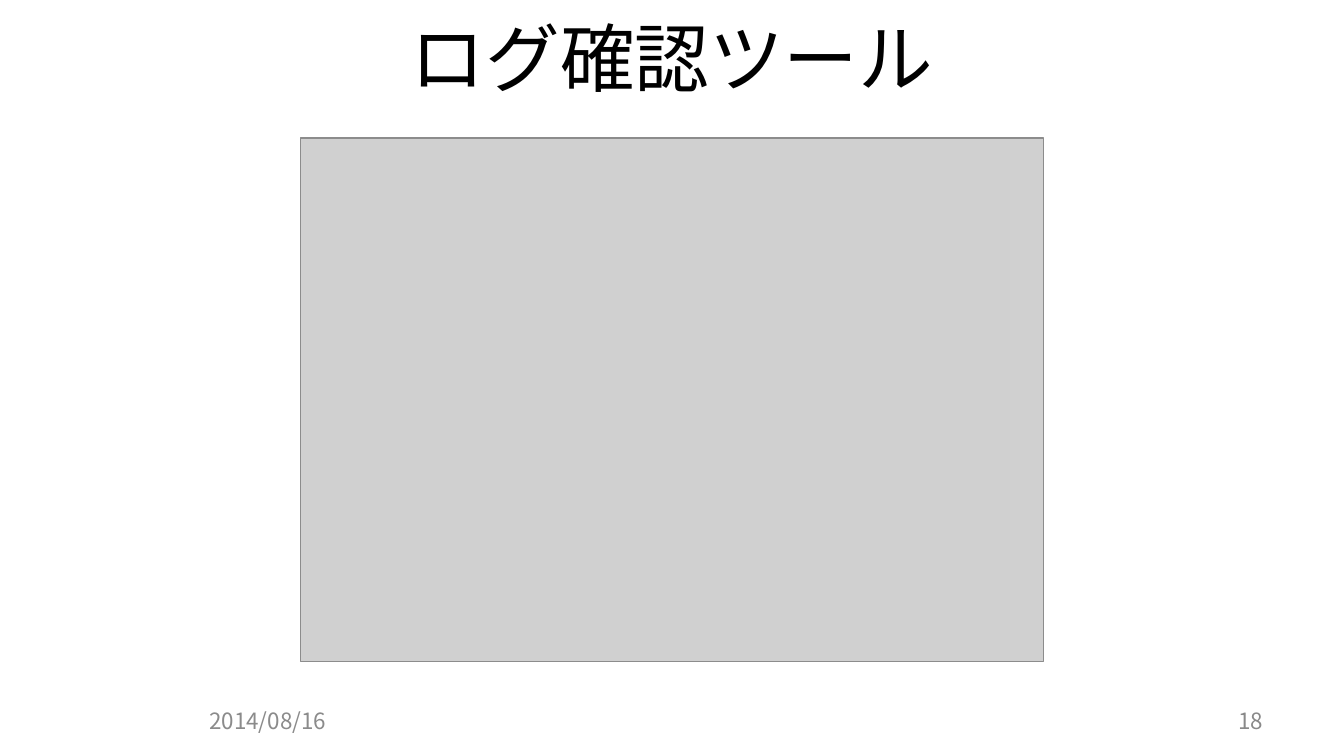
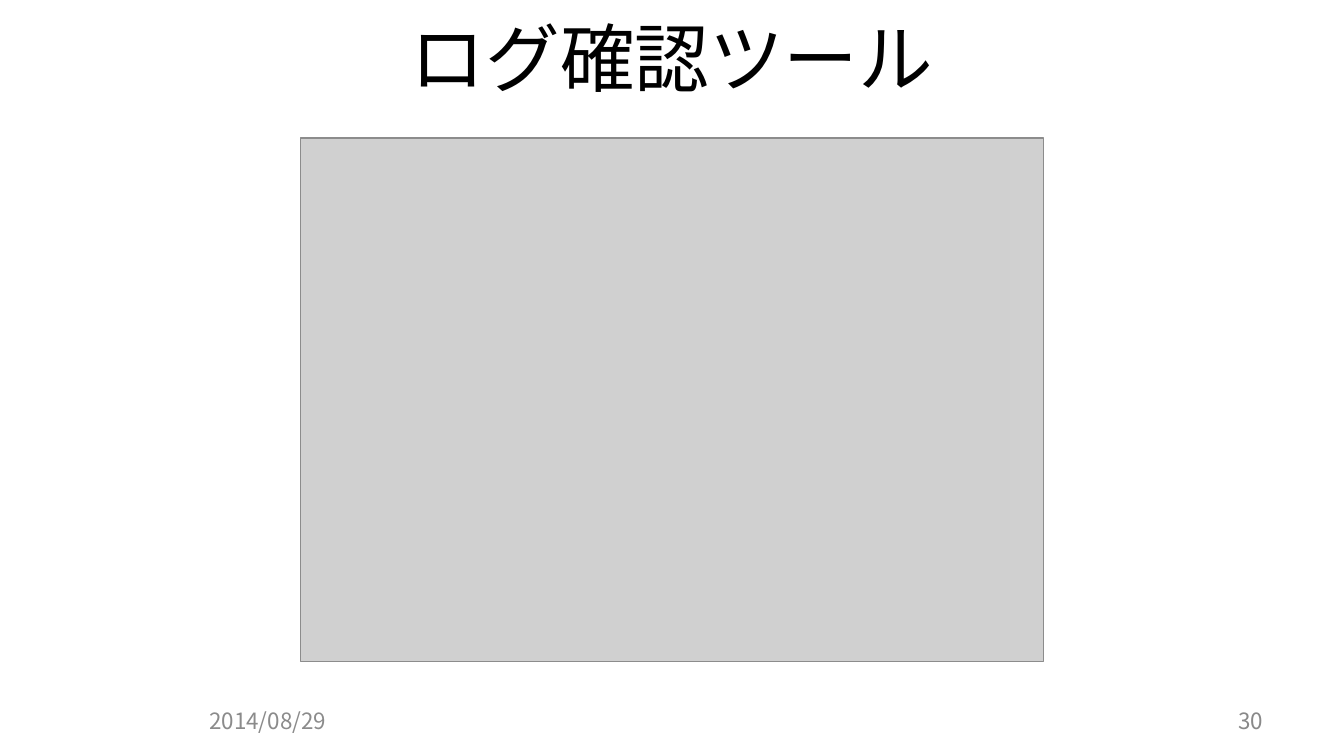
Before and after one commit to JCGS/CEDEC2014, a slide deck: slide 30 of chiyama/2014cedec_chiyama.pptx (slide 18 before the commit). Drawn at 1344x756 pixels with LibreOffice and Linux fonts; fonts in the diff are those of the drawing; grey boxes stand for pictures; background and template pictures are left out. Boxes give left, top, right and bottom in pixels: in the first picture for what was removed or moved away, otherwise in the second. Text is boxed around its words. In the diff, an @@ line names an element or a change of style, - is before the commit and + after.

```diff
--- a/chiyama/2014cedec_chiyama.pptx
+++ b/chiyama/2014cedec_chiyama.pptx
@@ text at (x1=209, y1=711, x2=326, y2=733): text changed @@
-2014/08/16
+2014/08/29
@@ page number at (x1=1238, y1=712, x2=1263, y2=729): text changed @@
-18
+30
```
Also in this commit, not shown: 16 other slides changed, 13 slides added, 1 slide removed, 7 other files.
